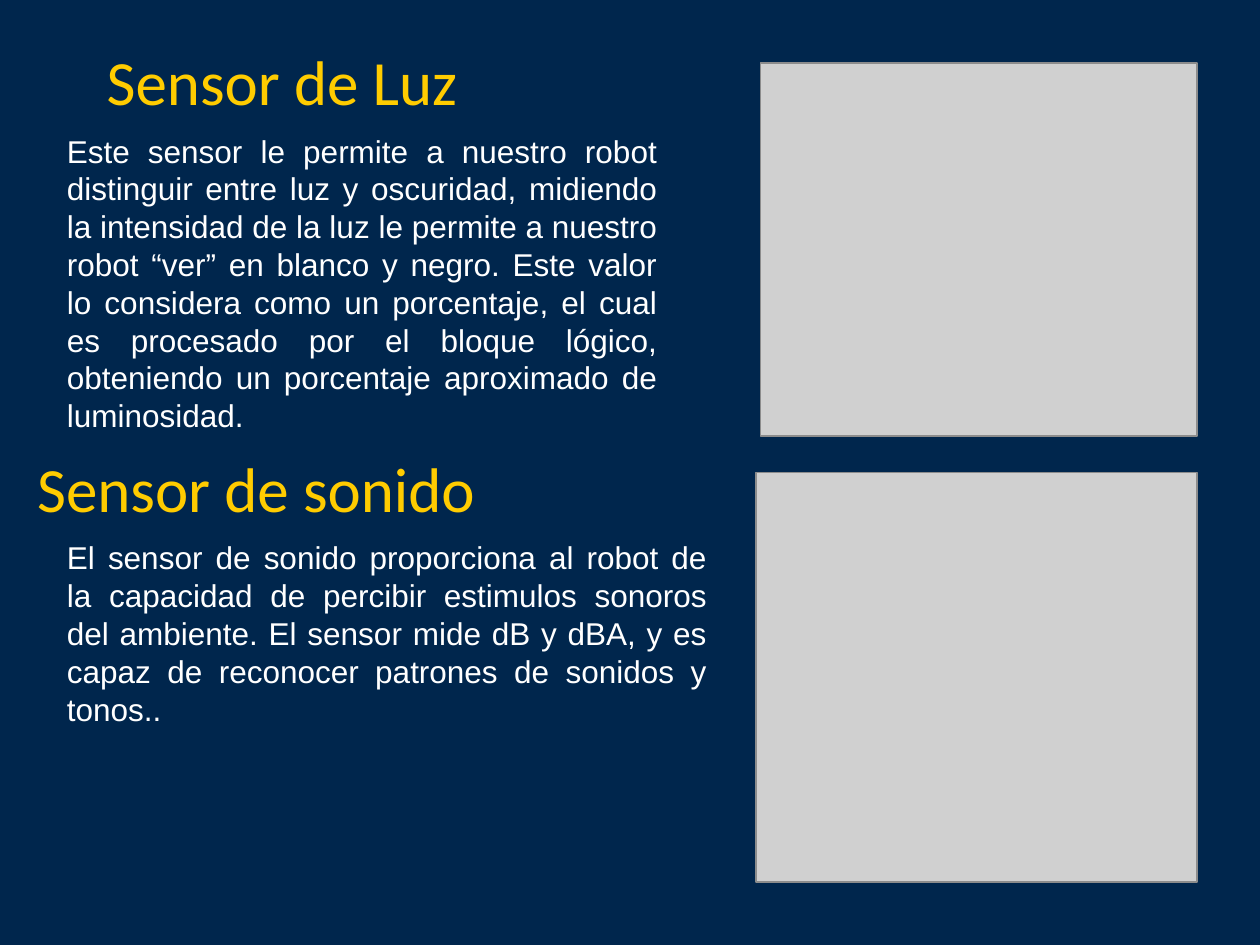
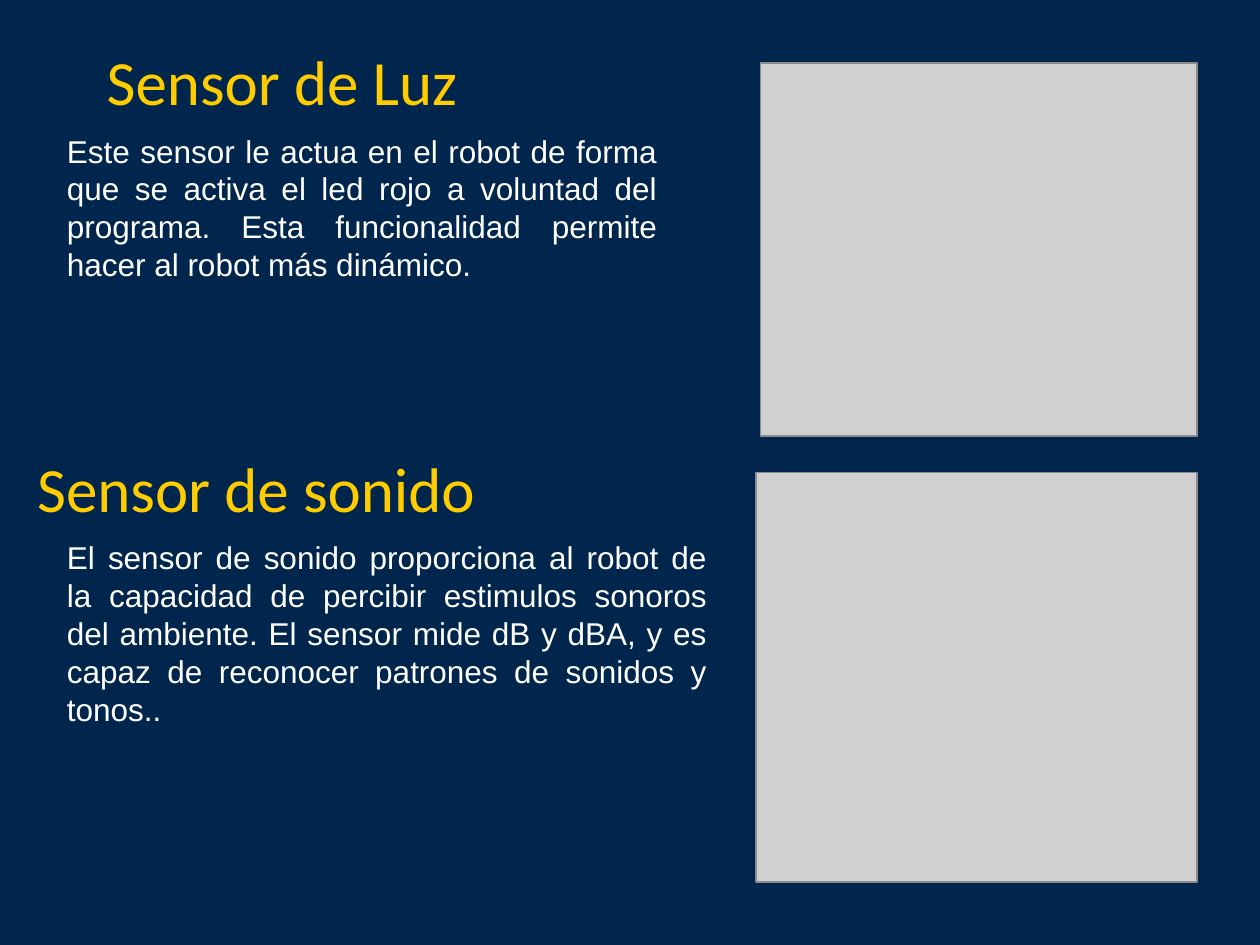
Before and after one commit to jabrena/cre2010, a slide deck: slide 3 of COMPETICIONES/ROBOCUPJR/docs/posters/dance1.ppt. Drawn at 1260x945 pixels with LibreOffice and Linux fonts; fonts in the diff are those of the drawing; grey boxes stand for pictures. Boxes give left, top, right and bottom in pixels: in the first picture for what was removed or moved away, otherwise in the second. Text is boxed around its words. In the diff, an @@ line names an element or a change of style, - is before the commit and + after.

Commit message:
Mejorando la descripcion del sensor de luz

```diff
--- a/COMPETICIONES/ROBOCUPJR/docs/posters/dance1.ppt
+++ b/COMPETICIONES/ROBOCUPJR/docs/posters/dance1.ppt
@@ text at (67,140,657,277): text changed @@
-Este sensor le permite a nuestro robot distinguir entre luz y oscuridad, midiendo la intensidad de la luz le permite a nuestro robot “ver” en blanco y negro. Este valor lo considera como un porcentaje, el cual es procesado por el bloque lógico, obteniendo un porcentaje aproximado de luminosidad.
+Este sensor le actua en el robot de forma que se activa el led rojo a voluntad del programa. Esta funcionalidad permite hacer al robot más dinámico.
```
Also in this commit, not shown: 2 other slides changed, 1 slide added, 1 slide removed, 1 other file.
